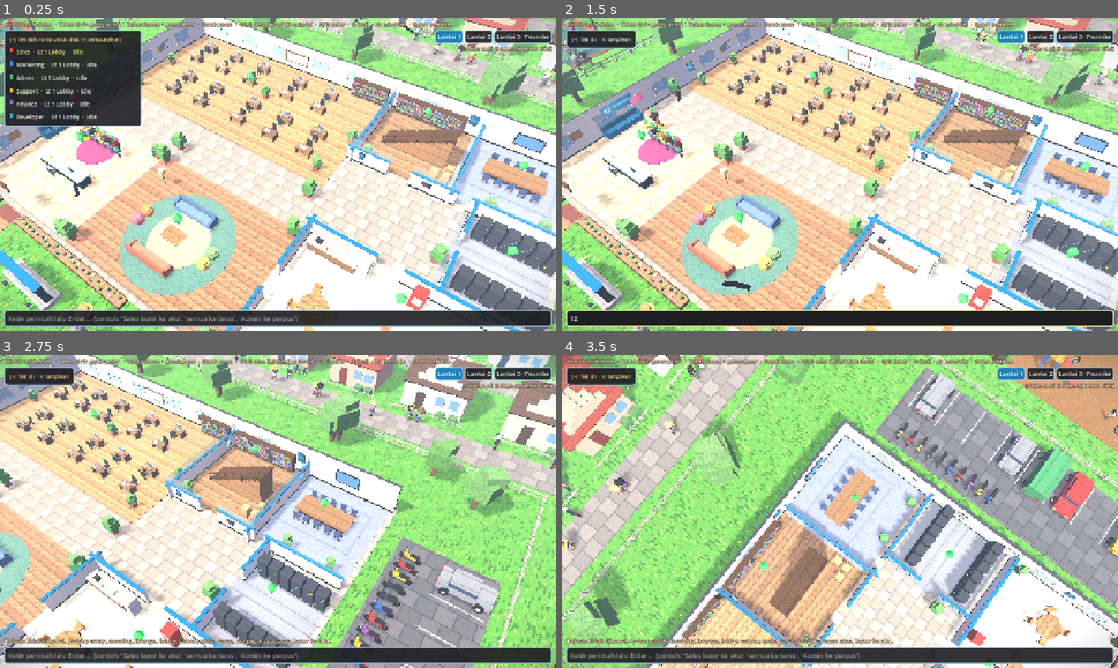
Above: before the commit, frames 1-4 (two rows, left to right).
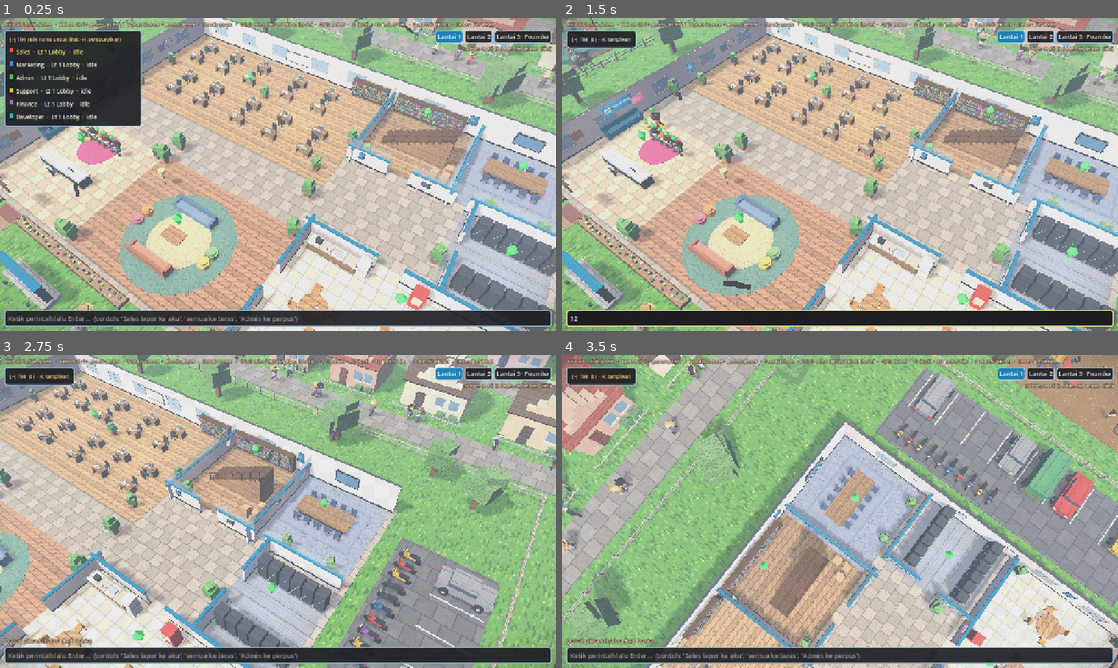
Above: after the commit, the same moments.

Repository: growhaleystudio-create/virtual-office
Game: Godot game, scene res://main.tscn
The game is run twice, just before and just after one commit, with the same random seed, the same clock (stepped at 60 frames per second) and the same inputs.
Inputs (mouse positions are in pixels of both pictures, inside the frame that each line leads up to):
- Up to frame 1 (0.25 s): no input
- Up to frame 2 (1.5 s): click (840, 318) at 0.52 s; type "12" at 0.6 s; click "[–] TIM (klik nama untuk liha…" at 1.25 s
- Up to frame 3 (2.75 s): tap Enter at 2 s; move the mouse to (400, 495) at 2.02 s; hold Right from 2.03 s (still down); tap P at 2.1 s; click (400, 495) at 2.17 s
- Up to frame 4 (3.5 s): release Right at 2.75 s; drag from (728, 527) to (812, 574) at 2.77 s

The runs differ from the first frame. In frame 1, 72% of the frame differs, in the area x 0-100%, y 0-100%; in frame 2, 77%; in frame 3, 73%; in frame 4, 71%.

Commit message:
Versi web: warna disamakan dengan desktop + resolusi piksel lebih halus
- Renderer web (Compatibility) lebih terang & kontras: cahaya diturunkan dan
  kurva warna di post shader menyamakan hasilnya dengan desktop (tidak ada lagi
  piksel putih terpotong).
- Resolusi gambar 3D naik dari 240 ke 360 baris; tombol P mengganti detail
  (retro 240 / sedang 360 / halus 540).

Co-Authored-By: Claude Opus 5.5 <noreply@anthropic.com>

Diff:
--- a/look.gd
+++ b/look.gd
@@ -56,10 +56,15 @@
 shader_type canvas_item;
 // warna 15-bit + dithering Bayer 4x4 seperti PS1
 uniform float levels = 40.0;
+// renderer web (Compatibility) lebih kontras & terang; kurva ini menyamakan dengan desktop
+uniform bool compat_fix = false;
 const float B[16] = float[](0.0, 8.0, 2.0, 10.0, 12.0, 4.0, 14.0, 6.0, 3.0, 11.0, 1.0, 9.0, 15.0, 7.0, 13.0, 5.0);
 
 void fragment() {
 	vec4 c = texture(TEXTURE, UV);
+	if (compat_fix) {
+		c.rgb = clamp(-0.178 * c.rgb * c.rgb + 1.012 * c.rgb + 0.08, 0.0, 1.0);
+	}
 	ivec2 p = ivec2(floor(UV / TEXTURE_PIXEL_SIZE));
 	float d = B[(p.y % 4) * 4 + (p.x % 4)] / 16.0 - 0.5;
 	c.rgb = floor(c.rgb * levels + d + 0.5) / levels;
--- a/main.gd
+++ b/main.gd
@@ -5,7 +5,6 @@
 const H := 30
 const FH := Agent.FLOOR_H
 const NONE := Vector2i(-1, -1)
-const PIXEL_SCALE := 3
 const WALL_T := 0.25
 
 # tangga: 2 lajur (z 4..5), naik dari x=28 (lantai 1) ke x=34 (lantai 2)
@@ -179,7 +178,7 @@
 
 func _build_render() -> void:
 	svp = SubViewport.new()
-	svp.size = Vector2i(1280 / PIXEL_SCALE, 720 / PIXEL_SCALE)
+	svp.size = _svp_size()
 	svp.world_3d = get_world_3d()
 	svp.render_target_update_mode = SubViewport.UPDATE_ALWAYS
 	add_child(svp)
@@ -202,7 +201,29 @@
 	screen.texture_filter = CanvasItem.TEXTURE_FILTER_NEAREST
 	screen.mouse_filter = Control.MOUSE_FILTER_IGNORE
 	screen.material = Look.post_material()
+	screen.material.set_shader_parameter("compat_fix", RenderingServer.get_current_rendering_method() == "gl_compatibility")
 	layer.add_child(screen)
+
+
+## Resolusi gambar 3D (jumlah baris piksel). Makin kecil = makin retro/kotak-kotak.
+const PIXEL_LINES := [240, 360, 540]
+var _pix_i := 1
+
+
+func _svp_size() -> Vector2i:
+	var lines: int = PIXEL_LINES[_pix_i]
+	return Vector2i(roundi(lines * 16.0 / 9.0), lines)
+
+
+func cycle_pixel_detail() -> void:
+	_pix_i = (_pix_i + 1) % PIXEL_LINES.size()
+	svp.size = _svp_size()
+	show_feedback("Detail piksel: %s (%d baris)" % [["retro", "sedang", "halus"][_pix_i], PIXEL_LINES[_pix_i]])
+
+
+## Posisi layar (kanvas 1280x720) -> piksel di SubViewport 3D.
+func _to_svp(p: Vector2) -> Vector2:
+	return p * Vector2(svp.size) / Vector2(1280.0, 720.0)
 
 
 func _build_env() -> void:
@@ -216,13 +237,20 @@
 	env.fog_light_color = Color(0.70, 0.82, 0.95)
 	env.fog_density = 0.003
 	env.fog_sky_affect = 0.0
+	# renderer web (WebGL / Compatibility) menghitung cahaya lebih terang & kontras;
+	# turunkan supaya tampilannya sama dengan versi desktop
+	var compat := RenderingServer.get_current_rendering_method() == "gl_compatibility"
+	var sun_e := 1.15
+	if compat:
+		sun_e = 0.8
+		env.ambient_light_energy = 0.25
 	var we := WorldEnvironment.new()
 	we.environment = env
 	add_child(we)
 	var sun := DirectionalLight3D.new()
 	sun.rotation_degrees = Vector3(-52, -35, 0)
 	sun.light_color = Color(1.0, 0.92, 0.78)
-	sun.light_energy = 1.15
+	sun.light_energy = sun_e
 	sun.shadow_enabled = true
 	sun.shadow_opacity = 0.75
 	sun.directional_shadow_max_distance = 160.0
@@ -1709,7 +1737,7 @@
 
 
 func _ground_point(screen_pos: Vector2) -> Variant:
-	var sp := screen_pos / PIXEL_SCALE
+	var sp := _to_svp(screen_pos)
 	var o := cam.project_ray_origin(sp)
 	var d := cam.project_ray_normal(sp)
 	if absf(d.y) < 0.001:
@@ -1754,6 +1782,8 @@
 				get_viewport().set_input_as_handled()
 			KEY_H:
 				toggle_roster()
+			KEY_P:
+				cycle_pixel_detail()
 			KEY_F:
 				if selected:
 					focus_agent(selected)
@@ -1771,7 +1801,7 @@
 
 ## Karakter di bawah kursor (atau null).
 func _pick_agent(pos: Vector2) -> Agent:
-	var sp := pos / PIXEL_SCALE
+	var sp := _to_svp(pos)
 	var o := cam.project_ray_origin(sp)
 	var d := cam.project_ray_normal(sp)
 	var best: Agent = null
@@ -2029,7 +2059,7 @@
 	cl.add_child(ui)
 
 	var help := Label.new()
-	help.text = "Klik kiri: pilih/jalan  ·  Tahan kiri + geser: putar  ·  Tahan kanan + geser: geser  ·  Scroll: zoom  ·  1/2/3 atau PgUp/PgDn: lantai  ·  Q/E: putar  ·  F: ikuti  ·  H: panel tim  ·  Enter: perintah"
+	help.text = "Klik kiri: pilih/jalan  ·  Tahan kiri + geser: putar  ·  Tahan kanan + geser: geser  ·  Scroll: zoom  ·  1/2/3 atau PgUp/PgDn: lantai  ·  Q/E: putar  ·  F: ikuti  ·  H: panel tim  ·  P: detail piksel  ·  Enter: perintah"
 	help.add_theme_font_size_override("font_size", 12)
 	help.position = Vector2(12, 6)
 	ui.add_child(help)
Not shown, changed: build/web/index.pck
